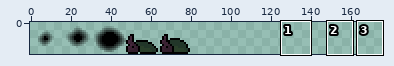
Edited in one commit: sprite sheet (DeepDownBelow-main/DeepDownBelow/asset/sprites/character/Ennemis/Scarabae.png). Above, an overview of the earlier version with the close-up marked.
Close-up. As it was:
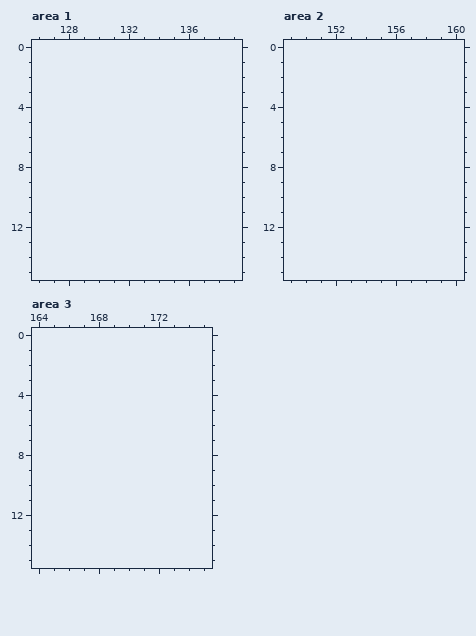
The file is 80x16 pixels. Pixels under 10% opacity are left out. Colours within 5 levels of each other are drawn and written as one. Shown: area 1: x 126..139, y 0..15; area 2: x 149..160, y 0..15; area 3: x 164..175, y 0..15. The old version is drawn lined up with the new one, on the new canvas. The commit also changed other parts of the picture, which this record leaves out.
Once edited:
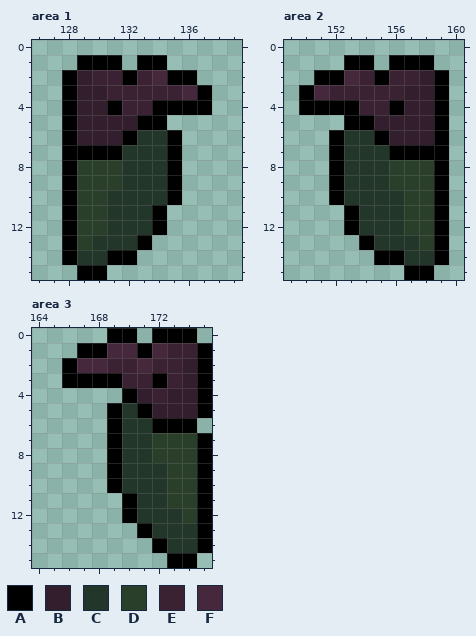
Palette (. is transparent): A #000000  B #321e2c  C #223629  D #2a3f2a  E #3b2233  F #45283c
Change:
canvas 80x16 -> 176x16
--- area 1
@@ x 126..139 @@
  0 ..............
- 1 ..............
- 2 ..............
- 3 ..............
- 4 ..............
- 5 ..............
- 6 ..............
- 7 ..............
- 8 ..............
- 9 ..............
-10 ..............
-11 ..............
-12 ..............
-13 ..............
-14 ..............
-15 ..............
+ 1 ...AAA.AA.....
+ 2 ..ABEEAEFAA...
+ 3 ..ABBEEEEEFA..
+ 4 ..ABBAEEAAAA..
+ 5 ..ABBBBAA.....
+ 6 ..ABBBACCA....
+ 7 ..AAAACCCA....
+ 8 ..ADDDCCCA....
+ 9 ..ADDDCCCA....
+10 ..ADDCCCCA....
+11 ..ADDCCCA.....
+12 ..ADDCCCA.....
+13 ..ADCCCA......
+14 ..ACCAA.......
+15 ...AA.........
--- area 2
@@ x 149..160 @@
  0 ............
- 1 ............
- 2 ............
- 3 ............
- 4 ............
- 5 ............
- 6 ............
- 7 ............
- 8 ............
- 9 ............
-10 ............
-11 ............
-12 ............
-13 ............
-14 ............
-15 ............
+ 1 ....AA.AAA..
+ 2 ..AAFEAEEBA.
+ 3 .AFEEEEEBBA.
+ 4 .AAAAEEABBA.
+ 5 ....AABBBBA.
+ 6 ...ACCABBBA.
+ 7 ...ACCCAAAA.
+ 8 ...ACCCDDDA.
+ 9 ...ACCCDDDA.
+10 ...ACCCCDDA.
+11 ....ACCCDDA.
+12 ....ACCCDDA.
+13 .....ACCCDA.
+14 ......AACCA.
+15 ........AA..
--- area 3
@@ x 164..175 @@
- 0 ............
- 1 ............
- 2 ............
- 3 ............
- 4 ............
- 5 ............
- 6 ............
- 7 ............
- 8 ............
- 9 ............
-10 ............
-11 ............
-12 ............
-13 ............
-14 ............
-15 ............
+ 0 .....AA.AAA.
+ 1 ...AAFFAFEEA
+ 2 ..AFFEEFEEBA
+ 3 ..AAAAEEAEBA
+ 4 ......ABEBBA
+ 5 .....ACABBBA
+ 6 .....ACCAAA.
+ 7 .....ACCDDDA
+ 8 .....ACCDDDA
+ 9 .....ACCCDDA
+10 .....ACCCDDA
+11 ......ACCDDA
+12 ......ACCCDA
+13 .......ACCCA
+14 ........ACCA
+15 .........AA.
